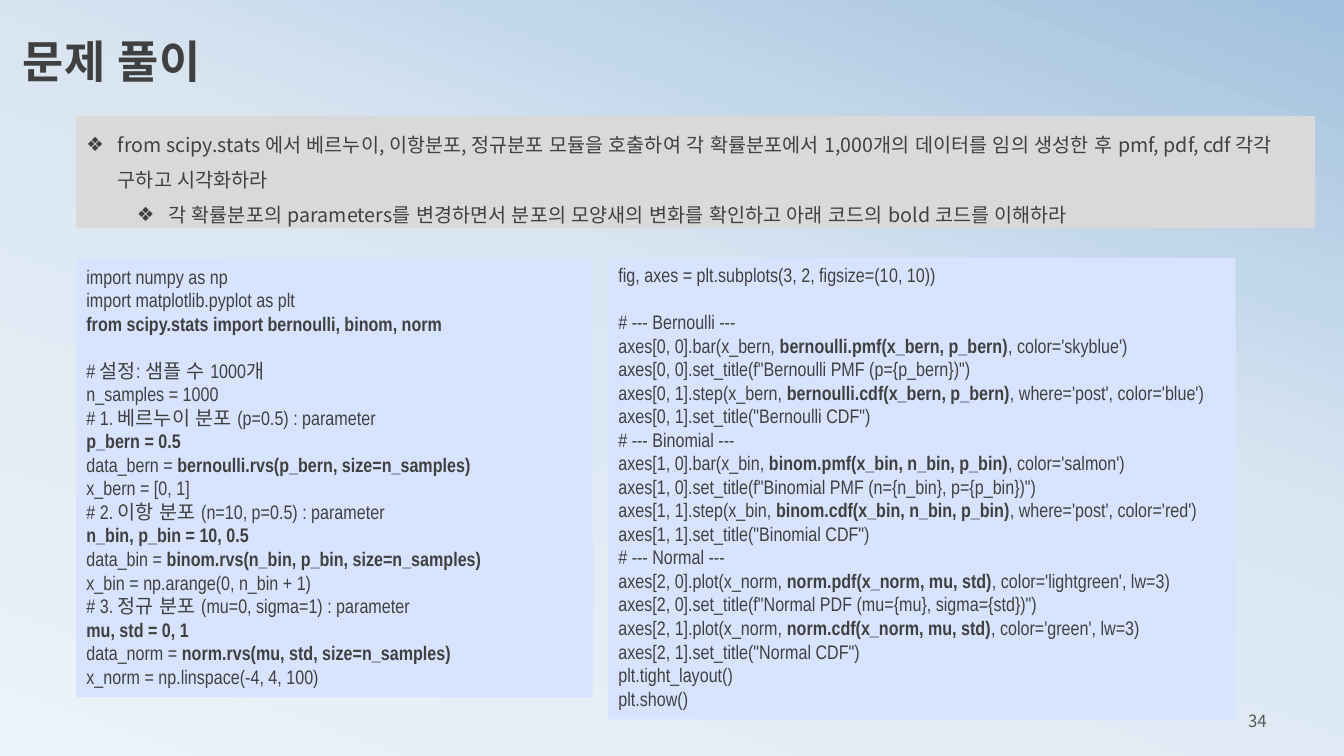
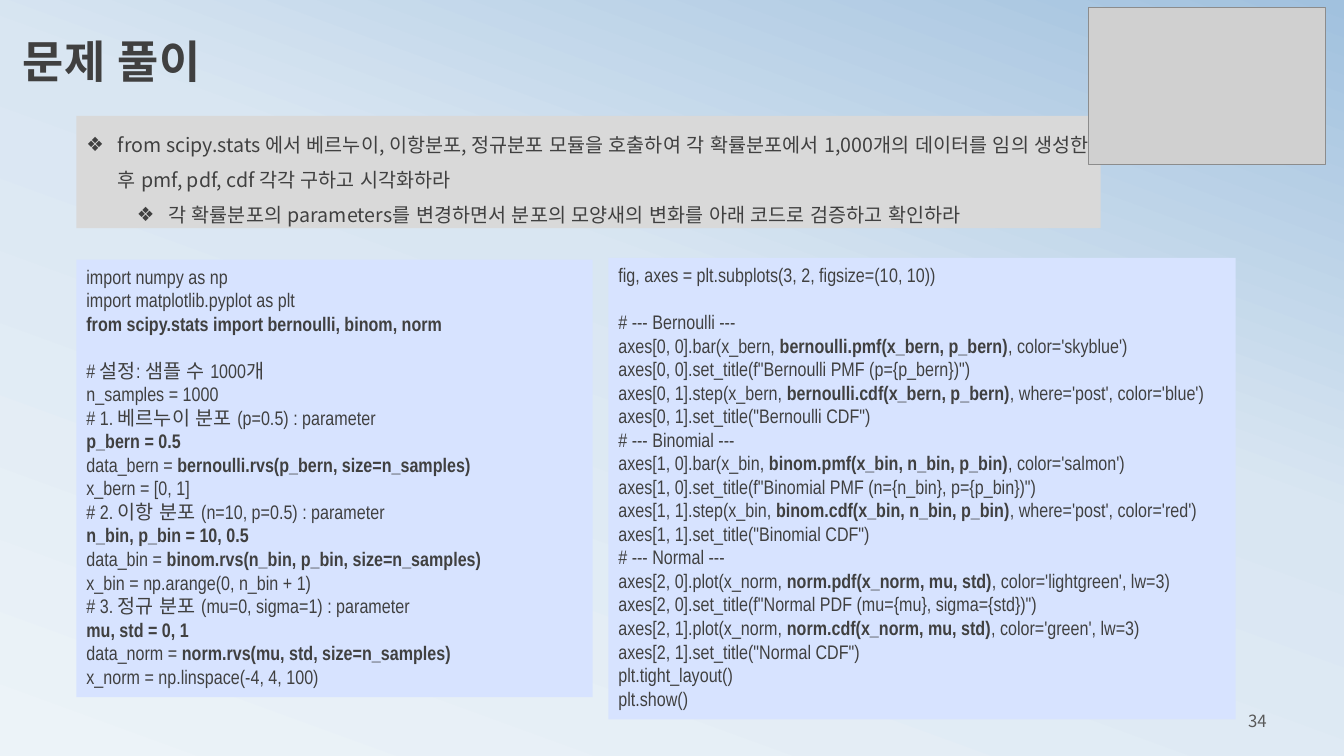
Before and after one commit to ancestor9/mathematics-for-machine-learning, a slide deck: slide 34 of 3_probability theory for machine learning.pptx. Drawn at 1344x756 pixels with LibreOffice and Linux fonts; fonts in the diff are those of the drawing; grey boxes stand for pictures. Boxes give left, top, right and bottom in pixels: in the first picture for what was removed or moved away, otherwise in the second. Text is boxed around its words. In the diff, an @@ line names an element or a change of style, - is before the commit and + after.

```diff
--- a/3_probability theory for machine learning.pptx
+++ b/3_probability theory for machine learning.pptx
@@ picture added at bbox=[1088, 7, 1325, 164] @@
@@ rectangle "from scipy.stats 에서 베르누이, 이항분포, ...": place and size @@
-rectangle "from scipy.stats 에서 베르누이, 이항분포, ..." at bbox=[77, 116, 1315, 229]
+rectangle "from scipy.stats 에서 베르누이, 이항분포, ..." at bbox=[77, 116, 1101, 229]
@@ text in rectangle at bbox=[168, 205, 960, 227]: text changed @@
-  ❖ 각 확률분포의 parameters를 변경하면서 분포의 모양새의 변화를 확인하고 아래 코드의 bold 코드를 이해하라
+  ❖ 각 확률분포의 parameters를 변경하면서 분포의 모양새의 변화를 아래 코드로 검증하고 확인하라
```
Also in this commit, not shown: 28 other slides changed, 5 slides added, 3 slides removed.
